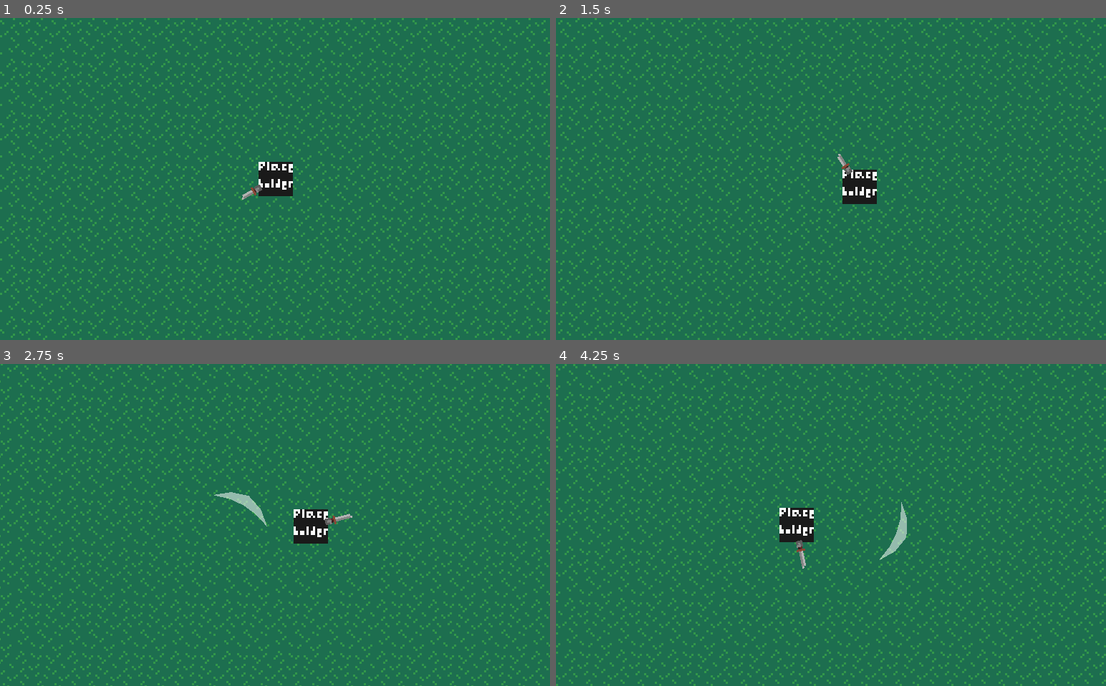
Above: before the commit, frames 1-4 (two rows, left to right).
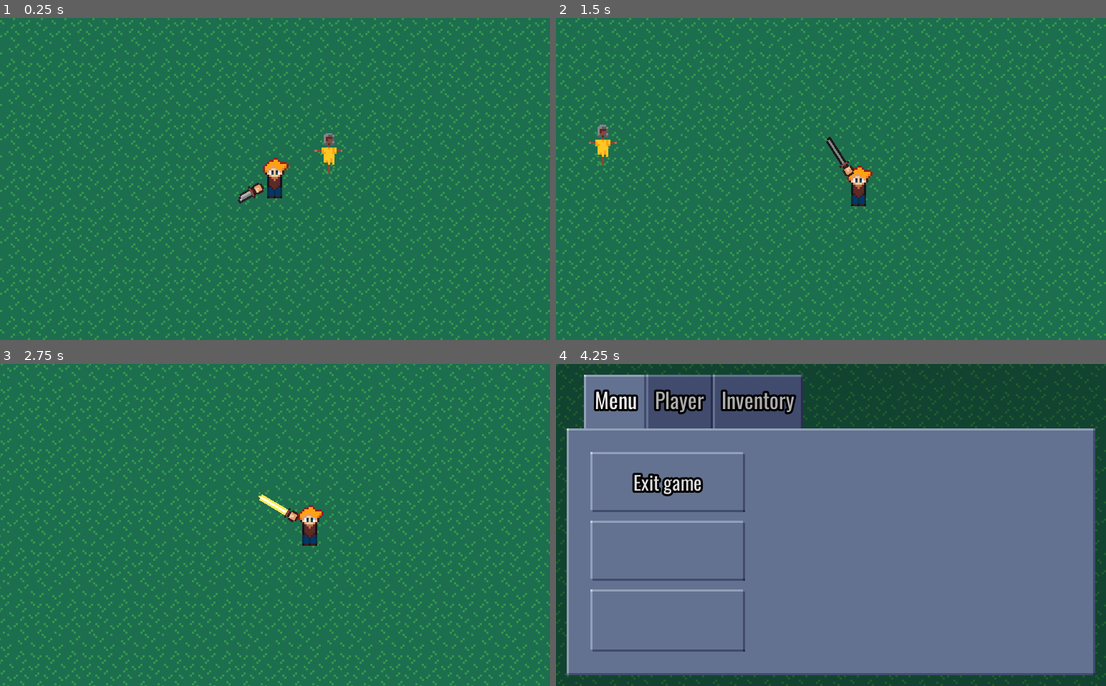
Above: after the commit, the same moments.

Repository: scalkin/aestrix
Game: Godot game, scene res://levels/grasslands/root.tscn
Two runs of this game, one before a commit and one after it. Both use one fixed random seed, a clock stepped at 60 frames per second and the inputs below.
Inputs (mouse positions are in pixels of both pictures, inside the frame that each line leads up to):
- Up to frame 1 (0.25 s): no input
- Up to frame 2 (1.5 s): tap Enter at 0.5 s; move the mouse to (952, 162) at 0.52 s; hold D (right) 0.53-1.28 s; tap Space (attack) at 0.6 s; tap Tab (ui_focus_next) at 0.8, 1.35 s; move the mouse to (721, 195) at 1.27 s; hold S (down) from 1.28 s (still down)
- Up to frame 3 (2.75 s): tap Space (attack) at 1.55, 2.1 s; move the mouse to (330, 454) at 2.02 s; release S (down) at 2.03 s; hold D (right) from 2.03 s (still down); tap Tab (ui_focus_next) at 2.3 s
- Up to frame 4 (4.25 s): move the mouse to (803, 589) at 2.77 s; release D (right) at 2.78 s; hold Up (target_up) 2.78-3.53 s; tap Tab (ui_focus_next) at 2.85, 3.8 s; tap Space (attack) at 3.05, 3.6 s; move the mouse to (996, 573) at 3.52 s; hold A (left) from 3.53 s (still down); tap Escape (menu, bound only after the commit) at 4.15 s

The runs differ from the first frame. In frame 1, 1.0% of the frame differs, in the area x 43-63%, y 35-58%; in frame 2, 1.0%; in frame 3, 1.1%; in frame 4, 100%, in the area x 0-100%, y 0-100%.

Commit message:
Added dynamic hurtbox and a couple weapons

Diff:
--- /dev/null
+++ b/entities/not_player/entity.tscn
@@ -0,0 +1,11 @@
+[gd_scene load_steps=2 format=2]
+
+[ext_resource path="res://game/detection_boxes/hitbox.tscn" type="PackedScene" id=1]
+
+[node name="base" type="KinematicBody2D"]
+
+[node name="CollisionShape2D" type="CollisionShape2D" parent="."]
+
+[node name="Sprite" type="Sprite" parent="."]
+
+[node name="hitbox" parent="." instance=ExtResource( 1 )]
--- /dev/null
+++ b/entities/not_player/non_mobile/dummy.gd
@@ -0,0 +1,4 @@
+extends KinematicBody2D
+
+func _on_hitbox_hit():
+	print("hit")
--- /dev/null
+++ b/entities/not_player/non_mobile/dummy.tscn
@@ -0,0 +1,31 @@
+[gd_scene load_steps=6 format=2]
+
+[ext_resource path="res://entities/not_player/entity.tscn" type="PackedScene" id=1]
+[ext_resource path="res://entities/not_player/assets/dummy.png" type="Texture" id=2]
+[ext_resource path="res://entities/not_player/non_mobile/dummy.gd" type="Script" id=3]
+
+[sub_resource type="CapsuleShape2D" id=1]
+radius = 1.00001
+height = 9.99998
+
+[sub_resource type="CapsuleShape2D" id=2]
+radius = 2.0
+height = 14.0
+
+[node name="base" instance=ExtResource( 1 )]
+script = ExtResource( 3 )
+
+[node name="CollisionShape2D" parent="." index="0"]
+position = Vector2( 0, -1 )
+rotation = 1.57079
+shape = SubResource( 1 )
+
+[node name="Sprite" parent="." index="1"]
+position = Vector2( 0, -9 )
+texture = ExtResource( 2 )
+
+[node name="CollisionShape2D" type="CollisionShape2D" parent="hitbox" index="0"]
+position = Vector2( 0, -9 )
+shape = SubResource( 2 )
+
+[connection signal="hit" from="hitbox" to="." method="_on_hitbox_hit"]
--- a/entities/player/held_item.gd
+++ b/entities/player/held_item.gd
@@ -11,27 +11,35 @@
 	DOWN
 }
 
+var hurtbox
+var attack_cooldown = false
 var attack_direction = RIGHT
 var target_rotation = 0
 var rotated = 0
 var item_position = UP
 var item_applied_position = 0
-var attack_positions = []
+var trail_points = []
+var hurtbox_points = []
 var attack_trail_generated
 var item_sprite_list = [
+	load("res://game/items/weapons/energy_sword_1.png"),
 	load("res://game/items/weapons/dagger_1.png"),
-	load("res://game/items/weapons/dagger_2.png")
+	load("res://game/items/weapons/dagger_2.png"),
+	load("res://game/items/weapons/rapier_1.png"),
 ]
-var item_swing_size_list = [120, 130]
-var item_held_distance_list = [13, 14]
-var item_attack_speed_list = [500, 400]
+var item_swing_size_list = [140, 120, 130, 120]
+var item_held_distance_list = [17, 14, 15, 17]
+var item_attack_speed_list = [2000, 500, 400, 1000]
+var item_blade_length_list = [14, 6, 8, 13]
 
 export var swing_size = 120
 export var item_held_distance = 13
 export var attack_speed = 500
+export var blade_length = 4
 var item_sprite = 0
 
-var trail_effect = preload("res://game/effects/attack_trail.tscn")
+var trail_res = preload("res://game/effects/attack_trail.tscn")
+var hurtbox_res = preload("res://game/detection_boxes/hurtbox.tscn")
 
 func attack(delta):
 	var applied_rotation_speed = ((sin((3.14*rotated)/swing_size)*1500)+(attack_speed*0.001))*delta
@@ -41,29 +49,31 @@
 			rotated += applied_rotation_speed
 			if rotated >= swing_size:
 				$Sprite.hide()
+				var prev_rotation = rotation_degrees
 				rotate(deg2rad(rotated/2))
 				calculate_trail_points()
 				attack_trail()
 				emit_signal("attack_finished")
 				flip_item_position()
-				idle()
+				rotation_degrees = prev_rotation
 				$Sprite.show()
 		UP:
 			rotate(deg2rad(applied_rotation_speed))
 			rotated += applied_rotation_speed
 			if rotated >= swing_size:
 				$Sprite.hide()
+				var prev_rotation = rotation_degrees
 				rotate(-deg2rad(rotated/2))
 				calculate_trail_points()
 				attack_trail()
 				emit_signal("attack_finished")
 				flip_item_position()
-				idle()
+				rotation_degrees = prev_rotation
 				$Sprite.show()
 
 func calculate_trail_points():
 	#TODO add 2 more points in between middle and ends
-	attack_positions = [
+	trail_points = [
 		Vector2(
 			sin(deg2rad(swing_size/2))*item_held_distance+2,
 			-cos(deg2rad(swing_size/2))*item_held_distance-2),
@@ -77,15 +87,41 @@
 		Vector2(
 			-sin(deg2rad(swing_size/2))*item_held_distance-2,
 			-cos(deg2rad(swing_size/2))*item_held_distance-2)
-		]
+	]
+	hurtbox_points = [
+		Vector2(
+			sin(deg2rad(swing_size/2))*item_held_distance-3,
+			-cos(deg2rad(swing_size/2))*item_held_distance+3),
+		Vector2(0, -(item_held_distance - 5)),
+		Vector2(
+			-sin(deg2rad(swing_size/2))*item_held_distance+3,
+			-cos(deg2rad(swing_size/2))*item_held_distance+3),
+		Vector2(
+			-sin(deg2rad(swing_size/2))*(item_held_distance+(blade_length)),
+			-cos(deg2rad(swing_size/2))*(item_held_distance+(blade_length))),
+		Vector2(0, -(item_held_distance + blade_length)),
+		Vector2(
+			sin(deg2rad(swing_size/2))*(item_held_distance+(blade_length)),
+			-cos(deg2rad(swing_size/2))*(item_held_distance+(blade_length))),
+	]
 
 func attack_trail():
-	var trail = trail_effect.instance()
+	var trail = trail_res.instance()
 	get_parent().get_parent().add_child(trail)
 	trail.rotation_degrees = rotation_degrees
 	trail.global_position = global_position
-	trail.points = attack_positions
+	trail.points = trail_points
 	attack_trail_generated = true
+	hurtbox = hurtbox_res.instance()
+	get_parent().get_parent().add_child(hurtbox)
+	var hurtbox_collision_box = CollisionPolygon2D.new()
+	hurtbox.add_child(hurtbox_collision_box)
+	hurtbox_collision_box.rotation_degrees = rotation_degrees
+	hurtbox_collision_box.global_position = global_position
+	hurtbox_collision_box.polygon = hurtbox_points
+	hurtbox.collision_layer = 8
+	$hurtbox_timer.start()
+	attack_cooldown = true
 
 func idle():
 	$Sprite.offset.y = -item_held_distance
@@ -98,7 +134,7 @@
 	rotation_degrees = rad2deg(atan2(relative_mouse_location.y, relative_mouse_location.x)) + 90
 	rotate(deg2rad(item_applied_position))
 	$Sprite.flip_h = (item_position == UP)
-	$Hand.flip_h = $Sprite.flip_h
+	$hand.flip_h = $Sprite.flip_h
 
 func start_attack():
 	attack_trail_generated = false
@@ -120,6 +156,11 @@
 	swing_size = item_swing_size_list[global.held_item_id]
 	item_held_distance = item_held_distance_list[global.held_item_id]
 	attack_speed = item_attack_speed_list[global.held_item_id]
+	blade_length = item_blade_length_list[global.held_item_id]
 
 func _physics_process(_delta):
 	update_item()
+
+func _on_hitbox_timer_timeout():
+	attack_cooldown = false
+	hurtbox.queue_free()
--- a/entities/player/held_item.tscn
+++ b/entities/player/held_item.tscn
@@ -14,6 +14,12 @@
 [node name="Sprite" type="Sprite" parent="."]
 texture = ExtResource( 3 )
 
-[node name="Hand" type="Sprite" parent="."]
+[node name="hand" type="Sprite" parent="."]
 position = Vector2( 0, -9 )
 texture = ExtResource( 2 )
+
+[node name="hurtbox_timer" type="Timer" parent="."]
+wait_time = 0.25
+one_shot = true
+
+[connection signal="timeout" from="hurtbox_timer" to="." method="_on_hitbox_timer_timeout"]
--- a/entities/player/player.gd
+++ b/entities/player/player.gd
@@ -22,7 +22,7 @@
 			attack()
 			move(delta)
 			held_item.attack(delta)
-	if Input.is_action_just_pressed("attack") and current_action == MOVE:
+	if Input.is_action_just_pressed("attack") and current_action == MOVE and not $held_item.attack_cooldown:
 		current_action = ATTACK
 		held_item.start_attack()
 
--- a/entities/player/player.tscn
+++ b/entities/player/player.tscn
@@ -1,12 +1,12 @@
 [gd_scene load_steps=5 format=2]
 
-[ext_resource path="res://icon.png" type="Texture" id=1]
+[ext_resource path="res://entities/player/player_sprite.png" type="Texture" id=1]
 [ext_resource path="res://entities/player/player.gd" type="Script" id=2]
 [ext_resource path="res://entities/player/held_item.tscn" type="PackedScene" id=3]
 
 [sub_resource type="CapsuleShape2D" id=1]
-radius = 7.38462
-height = 34.4615
+radius = 1.00001
+height = 5.07689
 
 [node name="player" type="KinematicBody2D"]
 script = ExtResource( 2 )
@@ -14,9 +14,11 @@
 [node name="Sprite" type="Sprite" parent="."]
 position = Vector2( 0.5, 0 )
 texture = ExtResource( 1 )
+hframes = 14
 
 [node name="CollisionShape2D" type="CollisionShape2D" parent="."]
-scale = Vector2( 0.40625, 0.40625 )
+position = Vector2( 0, 8 )
+rotation = 1.57079
 shape = SubResource( 1 )
 
 [node name="Camera2D" type="Camera2D" parent="."]
@@ -26,4 +28,6 @@
 
 [node name="held_item" parent="." instance=ExtResource( 3 )]
 
+[node name="Area2D" type="Area2D" parent="."]
+
 [connection signal="attack_finished" from="held_item" to="." method="_on_held_item_attack_finished"]
--- /dev/null
+++ b/game/detection_boxes/hitbox.gd
@@ -0,0 +1,7 @@
+extends Area2D
+
+signal hit
+
+func _on_hitbox_area_entered(_area):
+	emit_signal("hit")
+	print("hit")
--- /dev/null
+++ b/game/detection_boxes/hitbox.tscn
@@ -0,0 +1,10 @@
+[gd_scene load_steps=2 format=2]
+
+[ext_resource path="res://game/detection_boxes/hitbox.gd" type="Script" id=1]
+
+[node name="hitbox" type="Area2D"]
+collision_layer = 16
+collision_mask = 8
+script = ExtResource( 1 )
+
+[connection signal="area_entered" from="." to="." method="_on_hitbox_area_entered"]
--- /dev/null
+++ b/game/detection_boxes/hurtbox.gd
@@ -0,0 +1,8 @@
+extends Area2D
+
+var damage = 1
+
+signal hit
+
+func _on_hurtbox_area_entered(_area):
+	emit_signal("hit")
--- /dev/null
+++ b/game/detection_boxes/hurtbox.tscn
@@ -0,0 +1,10 @@
+[gd_scene load_steps=2 format=2]
+
+[ext_resource path="res://game/detection_boxes/hurtbox.gd" type="Script" id=1]
+
+[node name="hurtbox" type="Area2D"]
+collision_layer = 32
+collision_mask = 4
+script = ExtResource( 1 )
+
+[connection signal="area_entered" from="." to="." method="_on_hurtbox_area_entered"]
--- a/game/global.gd
+++ b/game/global.gd
@@ -7,8 +7,8 @@
 
 var player_accel = 500
 var player_max_speed = 200
-export var held_item_id = 0
-var inventory = [1, 0]
+export var held_item_id = 1
+var inventory = [0, 1, 0, 0]
 var target_mode = MOUSE
 var last_mouse_pos = Vector2.ZERO
 
@@ -22,6 +22,10 @@
 			0:
 				held_item_id = 1
 			1:
+				held_item_id = 2
+			2:
+				held_item_id = 3
+			3:
 				held_item_id = 0
 	if controller_input_vector != Vector2.ZERO:
 		target_mode = CONTROLLER
--- /dev/null
+++ b/game/ui/ui.gd
@@ -0,0 +1,11 @@
+extends CanvasLayer
+
+func _ready():
+	$TabContainer.visible = false
+
+func _physics_process(_delta):
+	for x in get_children():
+		x.visible = $TabContainer.visible
+	get_tree().paused = $TabContainer.visible
+	if Input.is_action_just_pressed("menu"):
+		$TabContainer.visible = not $TabContainer.visible
--- /dev/null
+++ b/game/ui/ui.tscn
@@ -0,0 +1,160 @@
+[gd_scene load_steps=12 format=2]
+
+[ext_resource path="res://game/ui/ui.gd" type="Script" id=1]
+[ext_resource path="res://game/ui/assets/Oswald-VariableFont_wght.ttf" type="DynamicFontData" id=2]
+[ext_resource path="res://game/ui/assets/ui_textures.png" type="Texture" id=3]
+
+[sub_resource type="DynamicFont" id=9]
+size = 9
+outline_size = 1
+outline_color = Color( 0, 0, 0, 1 )
+font_data = ExtResource( 2 )
+
+[sub_resource type="StyleBoxTexture" id=8]
+texture = ExtResource( 3 )
+region_rect = Rect2( 0, 5, 10, 5 )
+margin_left = 2.0
+margin_right = 2.0
+margin_top = 3.0
+margin_bottom = 3.0
+
+[sub_resource type="StyleBoxTexture" id=6]
+texture = ExtResource( 3 )
+region_rect = Rect2( 0, 0, 5, 5 )
+margin_left = 2.0
+margin_right = 2.0
+margin_top = 3.0
+margin_bottom = 3.0
+
+[sub_resource type="DynamicFont" id=1]
+size = 10
+outline_size = 1
+outline_color = Color( 0, 0, 0, 1 )
+use_filter = true
+font_data = ExtResource( 2 )
+
+[sub_resource type="StyleBoxTexture" id=3]
+texture = ExtResource( 3 )
+region_rect = Rect2( 0, 0, 5, 5 )
+margin_left = 1.0
+margin_right = 1.0
+margin_top = 1.0
+margin_bottom = 1.0
+
+[sub_resource type="StyleBoxTexture" id=4]
+texture = ExtResource( 3 )
+region_rect = Rect2( 0, 5, 10, 4 )
+margin_left = 4.0
+margin_right = 4.0
+margin_top = 1.0
+margin_bottom = 1.0
+
+[sub_resource type="StyleBoxTexture" id=5]
+texture = ExtResource( 3 )
+region_rect = Rect2( 0, 10, 10, 4 )
+margin_left = 5.0
+margin_right = 5.0
+margin_top = 1.0
+margin_bottom = 1.0
+
+[sub_resource type="Theme" id=2]
+Button/fonts/font = SubResource( 9 )
+Button/styles/hover = SubResource( 8 )
+Button/styles/normal = SubResource( 6 )
+Button/styles/pressed = SubResource( 8 )
+TabContainer/fonts/font = SubResource( 1 )
+TabContainer/styles/panel = SubResource( 3 )
+TabContainer/styles/tab_bg = SubResource( 4 )
+TabContainer/styles/tab_fg = SubResource( 5 )
+
+[node name="ui" type="CanvasLayer"]
+pause_mode = 2
+layer = 2
+script = ExtResource( 1 )
+
+[node name="ColorRect" type="ColorRect" parent="."]
+anchor_right = 1.0
+anchor_bottom = 1.0
+color = Color( 0, 0, 0, 0.392157 )
+
+[node name="TabContainer" type="TabContainer" parent="."]
+anchor_right = 1.0
+anchor_bottom = 1.0
+margin_left = 5.0
+margin_top = 5.0
+margin_right = -5.0
+margin_bottom = -5.0
+theme = SubResource( 2 )
+tab_align = 0
+
+[node name="Menu" type="Tabs" parent="TabContainer"]
+anchor_right = 1.0
+anchor_bottom = 1.0
+margin_left = 1.0
+margin_top = 26.0
+margin_right = -1.0
+margin_bottom = -1.0
+
+[node name="HBoxContainer" type="HBoxContainer" parent="TabContainer/Menu"]
+anchor_right = 1.0
+anchor_bottom = 1.0
+margin_left = 10.0
+margin_top = 10.0
+margin_right = -10.0
+margin_bottom = -10.0
+
+[node name="VBoxContainer" type="VBoxContainer" parent="TabContainer/Menu/HBoxContainer"]
+margin_right = 72.0
+margin_bottom = 93.0
+size_flags_horizontal = 3
+
+[node name="Button" type="Button" parent="TabContainer/Menu/HBoxContainer/VBoxContainer"]
+margin_right = 72.0
+margin_bottom = 28.0
+size_flags_horizontal = 3
+size_flags_vertical = 3
+text = "Exit game"
+
+[node name="Button2" type="Button" parent="TabContainer/Menu/HBoxContainer/VBoxContainer"]
+margin_top = 32.0
+margin_right = 72.0
+margin_bottom = 60.0
+size_flags_horizontal = 3
+size_flags_vertical = 3
+
+[node name="Button3" type="Button" parent="TabContainer/Menu/HBoxContainer/VBoxContainer"]
+margin_top = 64.0
+margin_right = 72.0
+margin_bottom = 93.0
+size_flags_horizontal = 3
+size_flags_vertical = 3
+
+[node name="VBoxContainer3" type="VBoxContainer" parent="TabContainer/Menu/HBoxContainer"]
+margin_left = 76.0
+margin_right = 148.0
+margin_bottom = 93.0
+size_flags_horizontal = 3
+
+[node name="VBoxContainer2" type="VBoxContainer" parent="TabContainer/Menu/HBoxContainer"]
+margin_left = 152.0
+margin_right = 224.0
+margin_bottom = 93.0
+size_flags_horizontal = 3
+
+[node name="Player" type="Tabs" parent="TabContainer"]
+visible = false
+anchor_right = 1.0
+anchor_bottom = 1.0
+margin_left = 1.0
+margin_top = 25.0
+margin_right = -1.0
+margin_bottom = -1.0
+
+[node name="Inventory" type="Tabs" parent="TabContainer"]
+visible = false
+anchor_right = 1.0
+anchor_bottom = 1.0
+margin_left = 4.0
+margin_top = 25.0
+margin_right = -4.0
+margin_bottom = -4.0
--- a/levels/grasslands/root.tscn
+++ b/levels/grasslands/root.tscn
@@ -1,7 +1,9 @@
-[gd_scene load_steps=3 format=2]
+[gd_scene load_steps=5 format=2]
 
 [ext_resource path="res://assets/foliage/grass.png" type="Texture" id=1]
 [ext_resource path="res://entities/player/player.tscn" type="PackedScene" id=2]
+[ext_resource path="res://game/detection_boxes/hitbox.tscn" type="PackedScene" id=3]
+[ext_resource path="res://entities/not_player/non_mobile/dummy.tscn" type="PackedScene" id=4]
 
 [node name="root" type="Node2D"]
 
@@ -13,3 +15,12 @@
 [node name="YSort" type="YSort" parent="."]
 
 [node name="player" parent="YSort" instance=ExtResource( 2 )]
+
+[node name="hitbox" parent="YSort" instance=ExtResource( 3 )]
+position = Vector2( 44, -44 )
+
+[node name="CollisionPolygon2D" type="CollisionPolygon2D" parent="YSort/hitbox"]
+polygon = PoolVector2Array( -10, -16, 24, -13, 25, 17, 8, 39, -14, 20, -24, 1 )
+
+[node name="base" parent="YSort" instance=ExtResource( 4 )]
+position = Vector2( 25, -3 )
--- a/project.godot
+++ b/project.godot
@@ -17,6 +17,7 @@
 [autoload]
 
 global="*res://game/global.tscn"
+ui="*res://game/ui/ui.tscn"
 
 [display]
 
@@ -114,6 +115,21 @@
 , Object(InputEventKey,"resource_local_to_scene":false,"resource_name":"","device":0,"alt":false,"shift":false,"control":false,"meta":false,"command":false,"pressed":false,"scancode":0,"physical_scancode":16777233,"unicode":0,"echo":false,"script":null)
  ]
 }
+menu={
+"deadzone": 0.5,
+"events": [ Object(InputEventKey,"resource_local_to_scene":false,"resource_name":"","device":0,"alt":false,"shift":false,"control":false,"meta":false,"command":false,"pressed":false,"scancode":0,"physical_scancode":16777217,"unicode":0,"echo":false,"script":null)
+, Object(InputEventJoypadButton,"resource_local_to_scene":false,"resource_name":"","device":0,"button_index":3,"pressure":0.0,"pressed":false,"script":null)
+ ]
+}
+
+[layer_names]
+
+2d_physics/layer_1="world"
+2d_physics/layer_2="player"
+2d_physics/layer_3="player_hitbox"
+2d_physics/layer_4="player_hurtbox"
+2d_physics/layer_5="enemy_hitbox"
+2d_physics/layer_6="enemy_hurtbox"
 
 [physics]
 
Binary file added: entities/not_player/assets/dummy.png
Not shown, added: entities/not_player/assets/dummy.png.import
Binary file changed: entities/player/hand.png
Binary file changed: entities/player/player_sprite.ase
Binary file changed: entities/player/player_sprite.png
Binary file changed: game/items/weapons/dagger_1.png
Binary file changed: game/items/weapons/dagger_2.png
Binary file added: game/items/weapons/energy_sword_1.png
Not shown, added: game/items/weapons/energy_sword_1.png.import
Binary file added: game/items/weapons/rapier_1.png
Not shown, added: game/items/weapons/rapier_1.png.import
Binary file added: game/ui/assets/JosefinSans-VariableFont_wght.ttf
(and 3 more such lines)
